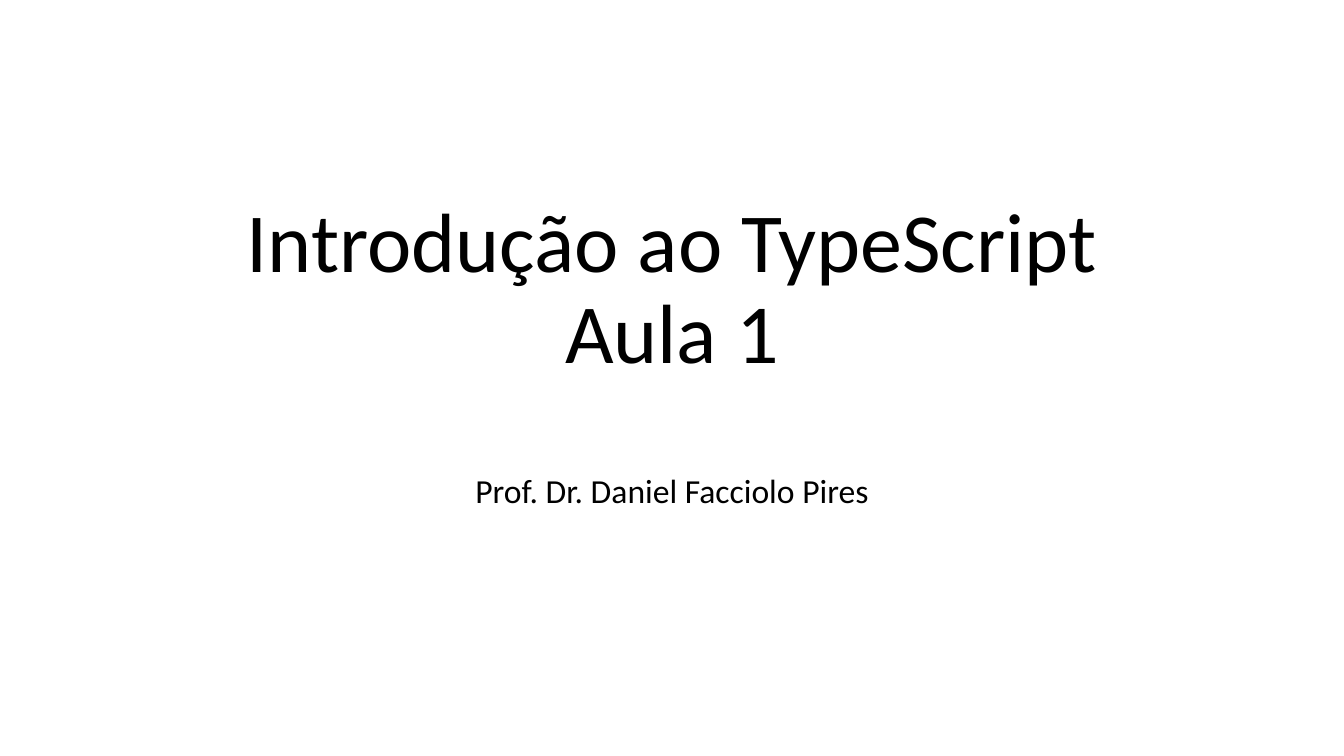
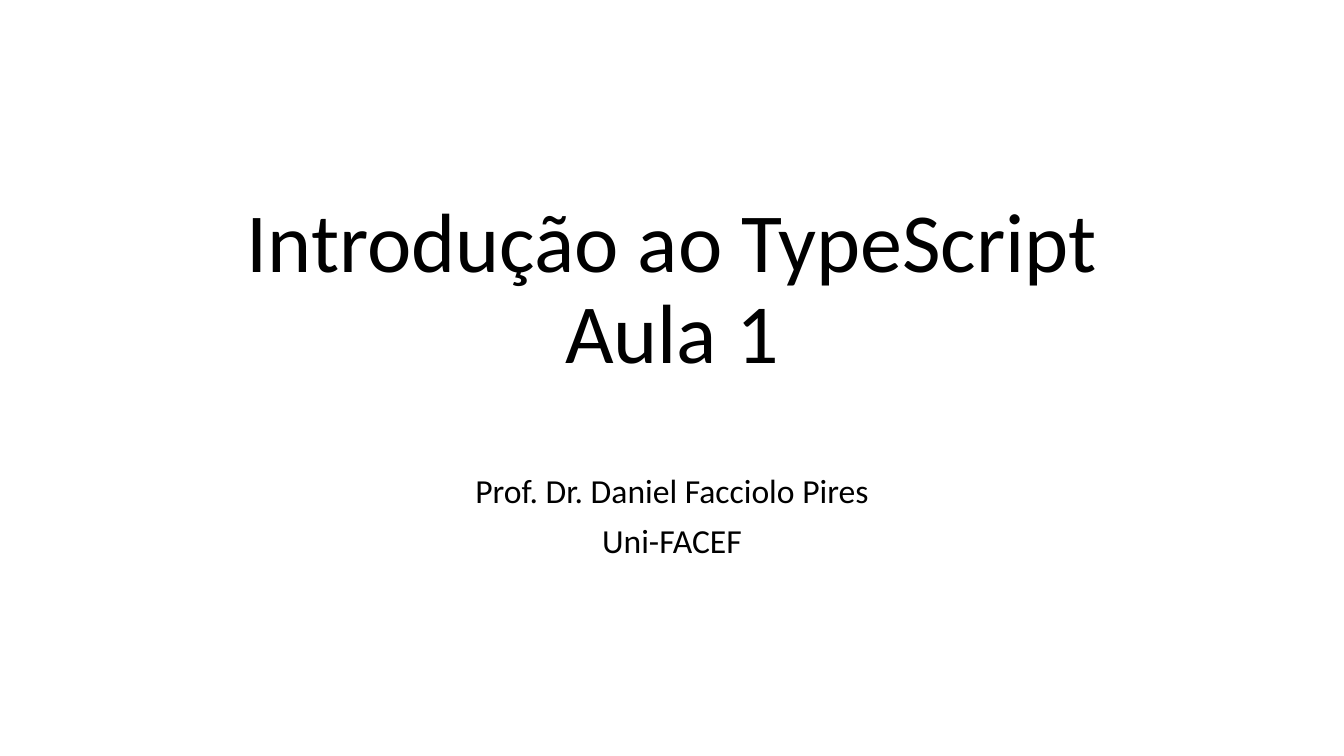
Before and after one commit to dfpires/te2-2018-1, a slide deck: slide 1 of Aula1.pptx. Drawn at 1344x756 pixels with LibreOffice and Linux fonts; fonts in the diff are those of the drawing. Boxes give left, top, right and bottom in pixels: in the first picture for what was removed or moved away, otherwise in the second. Text is boxed around its words. In the diff, an @@ line names an element or a change of style, - is before the commit and + after.

Commit message:
TypeScript

```diff
--- a/Aula1.pptx
+++ b/Aula1.pptx
@@ subtitle at [602,530,742,554]: paragraph added @@
+Uni-FACEF
```
Also in this commit, not shown: 1 other slide changed, 12 other files.
